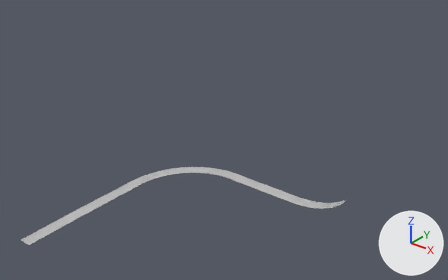
Renders of the FBX model Assets/models/track.fbx from each side of a commit.
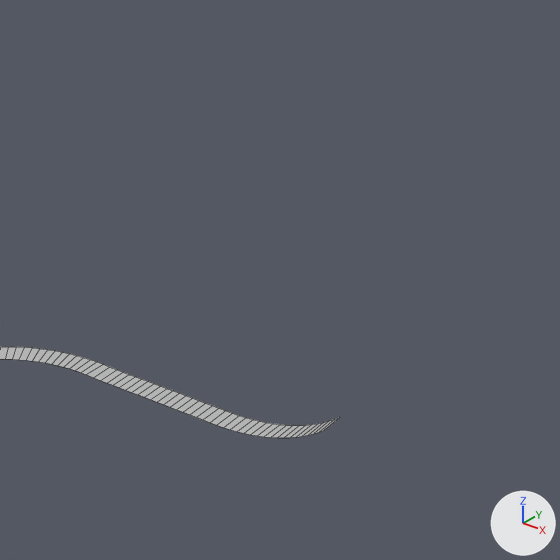
There are two pictures of each version: one whole from a 50 mm camera at (4.87, -2.91, 3.73) aimed at (1.5, 1.3, 1.12), one close up on the part from 43% to 100% of the width and 3% to 94% of the height. Lighting does not change. The marker at lower right points along +X, +Y and +Z. The close-ups show mesh edges as thin lines. Where no turn or scale is listed for an object, it has been applied to the vertices.
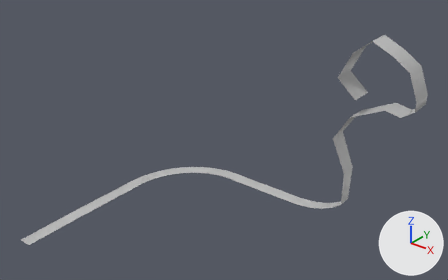
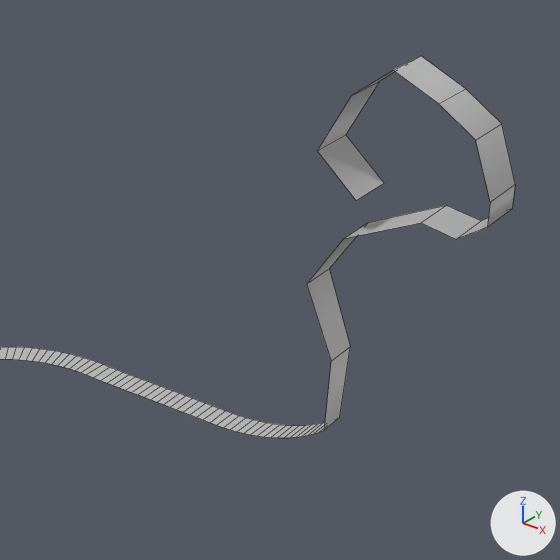
Commit message: track 2

The change, as a diff of the scene's bpy script:
```diff
--- a/Assets/models/track.fbx.py
+++ b/Assets/models/track.fbx.py
@@ me_mesh @@
 # used by ob_pplane5; location = (0.829, 1.515, 0.119)
-me_mesh.from_pydata(...)  # 212 vertices, 105 faces; spans x -0.92..1.48, y -1.58..0.93, z -0.11..0.11
+me_mesh.from_pydata(...)  # 238 vertices, 118 faces; spans x -0.92..2.17, y -1.58..0.98, z -0.11..1.96
+# me_mesh part 1
+# 21 vertices are added at x 1.33..2.17, y 0.67..0.98, z 0.5..1.96
+# 5 new vertices lie (0.0, 0.25, 0.0) away from vertices in x 1.67..2.16, y 0.69..0.7, z 1.3..1.96
+# 13 new faces join them
 me_mesh.materials.append(mat_lambert1)
```

Boxes [x1, y1, x2, y2] around the edits, measured in the close-ups (560 x 560 px):
'pPlane5', reshaped: before [0, 347, 340, 438]; after [0, 56, 515, 438]
part 1 of me_mesh, added: after [307, 56, 515, 430]
